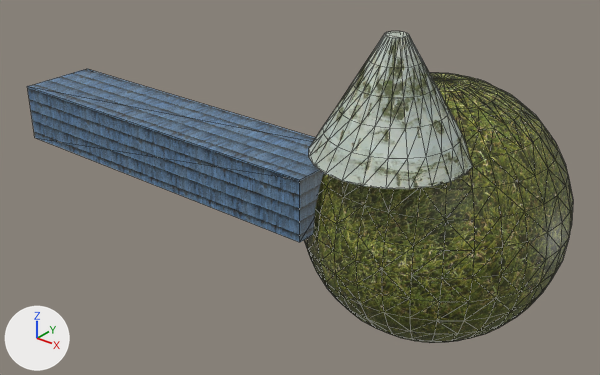
An edit to the glTF model primitives/primitives.gltf, drawn before and after from the same camera.
Both versions are drawn from a 50 mm lens placed at (1.586, -1.443, 0.941), pointed at (0.331, 0.126, -0.032). The lights are fixed; the arrows at lower left show +X, +Y and +Z. Mesh edges are drawn as thin lines. Where no turn or scale is listed for an object, it has been applied to the vertices. Vertices at the same position are counted once.
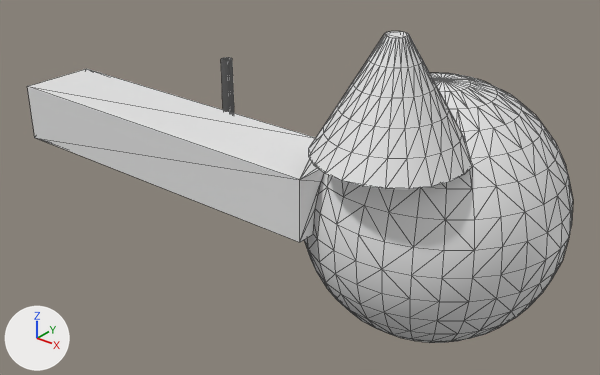
The newer file is also turned or shifted as a whole; pictures and numbers use the older file's frame.

Pixel boxes [x1, y1, x2, y2] of what changed, in the pictures (600 x 375 px):
'Sphere001', recoloured (yellow to grey)
    both: [304, 73, 573, 343]
'Cone001', recoloured (grey to white)
    both: [309, 31, 473, 189]
'Tube001', added
    after: [221, 57, 234, 113]
part 1 of me_box001, built on
    both: [27, 69, 324, 242]
part 2 of me_box001, recoloured (blue to grey)
    both: [27, 87, 300, 242]

The change in detail:
me_box001 is used by ob_box001; location (0.05, -0.044, 0.0).
me_box001 had 8 vertices, 12 faces and spanned x -0.502..0.502, y -0.106..0.106, z 0.0..0.158.
me_box001 now has 20 vertices, 24 faces and spans x -0.502..0.502, y -0.106..0.106, z 0.0..0.158.
Part 1, on me_box001:
2 vertices are removed from x 0.502, y 0.106, z 0.0..0.158.
10 faces are deleted.
14 vertices are added at x 0.345..0.502, y -0.057..0.106, z 0.0..0.158.
22 new faces join them.
me_box001 part 2: 2 faces spanning x -0.502..0.502, y -0.106, z 0.0..0.158 switch from mat_material__26 (picture img_1_wood_shingle_roof_texture_seamless_hr_jpg) to no material.
me_sphere001 has 498 vertices, 958 faces and spans x -0.33..0.33, y -0.33..0.33, z -0.33..0.33.
me_sphere001 no longer uses material mat_material__25 (picture img_150_alpine_green_grass_texture_seamless_jpg).
me_cone001 has 144 vertices, 284 faces and spans x -0.179..0.179, y -0.179..0.179, z 0.0..0.262.
me_cone001 no longer uses material mat_material__27 (picture img_41_bark_texture_seamless_jpg).
Mesh me_tube001 is new.
It has 216 vertices, 432 faces and spans x -0.016..0.016, y -0.016..0.016, z 0.0..0.239.
Object 'Tube001' (ob_tube001) is new; it shows me_tube001.
Its location is (-0.004, 0.211, 0.0).
